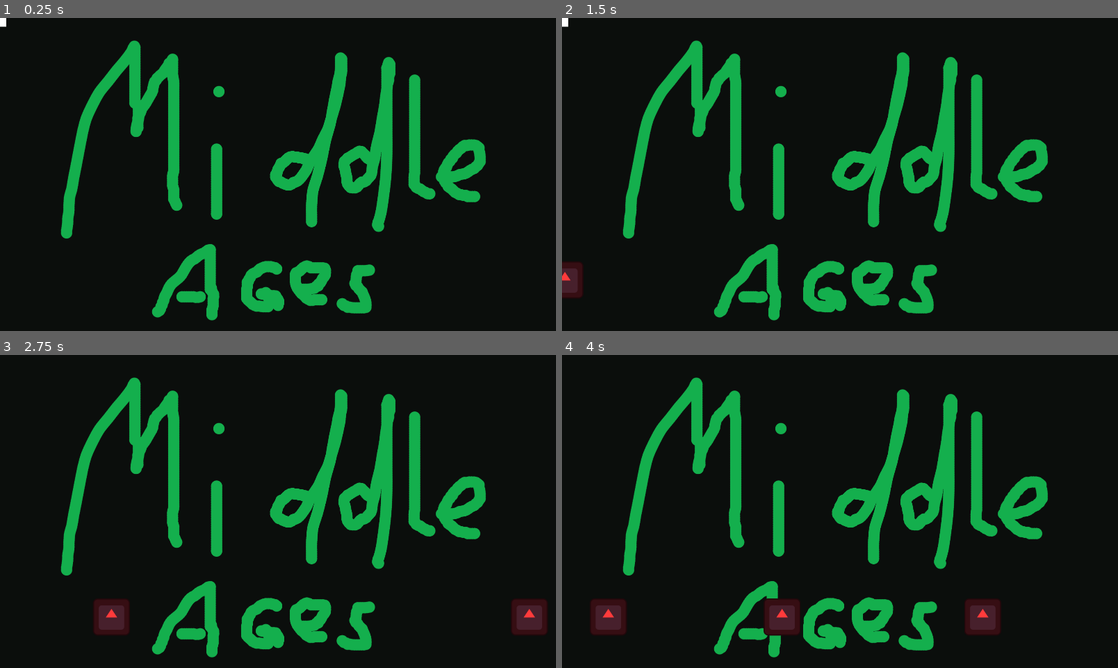
Above: before the commit, frames 1-4 (two rows, left to right).
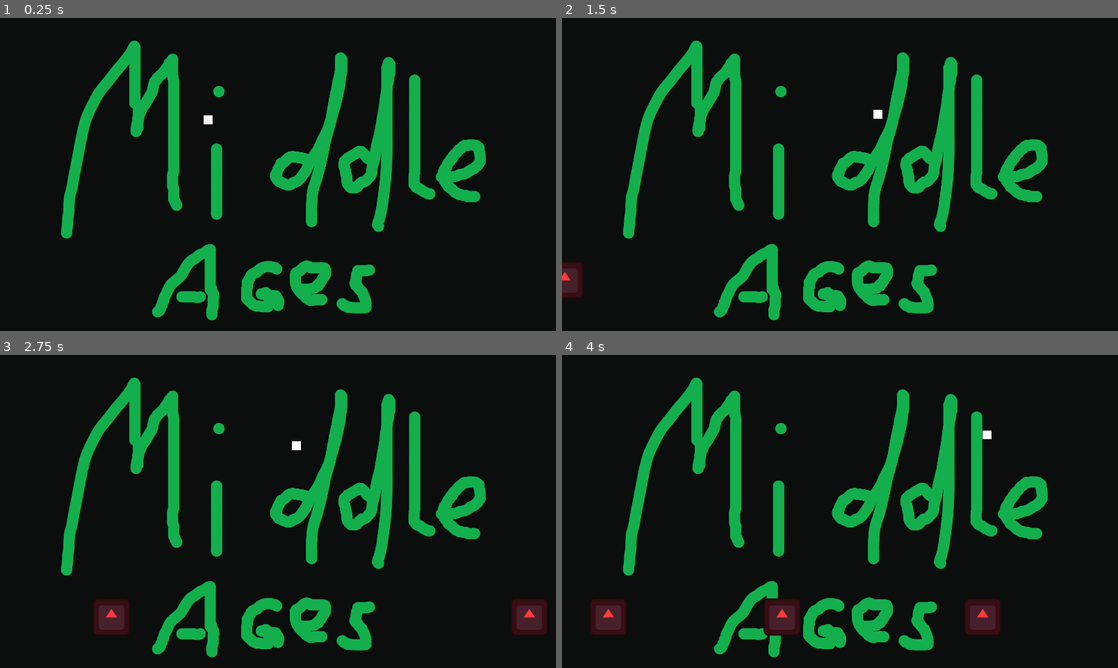
Above: after the commit, the same moments.

Repository: godzilla5hrimp/TheaterJumpShootMan
Game: Godot game, scene res://scenes/main.tscn
Two runs of this game, one before a commit and one after it. Both use one fixed random seed, a clock stepped at 60 frames per second and the inputs below. The engine's default icon, where the game draws it, is replaced by a stand-in: a white triangle on a blue panel in a dark square.
Inputs:
- Up to frame 1 (0.25 s): no input
- Up to frame 2 (1.5 s): tap Enter at 0.5 s; hold Right (moveRight) from 0.53 s (still down); tap E (change_mask_next) at 0.6 s; tap Up (moveUp) at 0.77 s; tap Q (change_mask_previous) at 0.8, 1.35 s
- Up to frame 3 (2.75 s): tap Up (moveUp) at 1.52 s; tap E (change_mask_next) at 1.55, 2.1 s; release Right (moveRight) at 2.03 s; hold Left (moveLeft) from 2.03 s (still down); tap Q (change_mask_previous) at 2.3 s
- Up to frame 4 (4 s): release Left (moveLeft) at 2.78 s; hold Right (moveRight) from 2.78 s (still down); tap Q (change_mask_previous) at 2.85, 3.8 s; tap Up (moveUp) at 3.02, 3.77 s; tap E (change_mask_next) at 3.05 s; tap M (change_middle_ages) at 3.6 s

The runs differ from the first frame. In frame 1, less than 0.1% of the frame differs, in the area x 0-39%, y 0-34%; in frame 2, less than 0.1%; in frame 3, less than 0.1%; in frame 4, less than 0.1%.

Commit message:
fix: fix the player movement on the main screen;

Diff:
--- a/mask-game-jam-game/scenes/actor.gd
+++ b/mask-game-jam-game/scenes/actor.gd
@@ -27,21 +27,18 @@
 func change_mask_texture ():
 	match current_mask:
 		0:
-			print("changed to block")
-			$MiddleAgesMask.visible = true
+			$MiddleAgesMask.show()
 			$NoirMask.hide()
 			$PuppetMask.hide()
 		1:
-			print("changed to attack")
-			$MiddleAgesMask.visible = false
+			$MiddleAgesMask.show()
 			$MiddleAgesMask.hide()
-			$NoirMask.visible = true
+			$NoirMask.show()
 			$PuppetMask.hide()
 		2:
-			print("changed to speed")
 			$MiddleAgesMask.hide()
 			$NoirMask.hide()
-			$PuppetMask.visible = true
+			$PuppetMask.show()
 
 func change_mask_previous ():
 	if (current_mask - 1 < 0):
@@ -70,8 +67,6 @@
 	if velocity.length() > 0:
 		velocity = velocity.normalized() * speed
 	move_and_slide()
-	var collision_shape_rect = get_node("%CollisionMovementShape").shape.get_rect()
-	position = position.clamp(collision_shape_rect.position, collision_shape_rect.end)
 
 func _on_hitbox_body_entered(_body: Node2D) -> void:
 	healthbar =- 25
--- a/mask-game-jam-game/scenes/actor.tscn
+++ b/mask-game-jam-game/scenes/actor.tscn
@@ -17,7 +17,7 @@
 size = Vector2(28, 26)
 
 [node name="Actor" type="CharacterBody2D"]
-position = Vector2(50, 50)
+z_index = 100
 script = ExtResource("1_x4c43")
 
 [node name="MiddleAgesMask" type="Sprite2D" parent="."]
--- a/mask-game-jam-game/scenes/level_manager.gd
+++ b/mask-game-jam-game/scenes/level_manager.gd
@@ -2,7 +2,6 @@
 @export var middle_ages_scene: PackedScene
 @export var noire_scene: PackedScene
 @export var puppet_scene: PackedScene
-@export var player_scene: PackedScene
 
 signal puppets
 signal middle_ages
@@ -12,10 +11,7 @@
 func _ready():
 	current_scene = middle_ages_scene.instantiate()
 	get_tree().root.add_child.call_deferred(current_scene)
-	var player = player_scene.instantiate()
-	player.position = Vector2(150, 150)
-	current_scene.add_child(player)
-	print(current_scene.name)
+
 
 
 func change_enemy_to_middle_ages():
--- a/mask-game-jam-game/scenes/main.gd
+++ b/mask-game-jam-game/scenes/main.gd
@@ -1,8 +1,19 @@
 extends Node2D
 
 var current_stage = "middle_ages"
+@export var player_scene: PackedScene
+
+func _ready() -> void:
+	var player = player_scene.instantiate()
+	player.position = $StartPos.position
+	get_tree().root.get_node("Main/").add_child(player)
+	print(player.position)
+
+func spawn_player() :
+	return
 
 func _process(_delta: float):
+
 	if Input.is_action_just_pressed("close_button"):
 		get_tree().quit()
 
--- a/mask-game-jam-game/scenes/main.tscn
+++ b/mask-game-jam-game/scenes/main.tscn
@@ -7,6 +7,7 @@
 
 [node name="Main" type="Node2D"]
 script = ExtResource("1_0wfyh")
+player_scene = ExtResource("4_jyhfs")
 
 [node name="LevelManager" parent="." instance=ExtResource("2_0wfyh")]
 
@@ -18,7 +19,8 @@
 [node name="Right" type="Marker2D" parent="."]
 position = Vector2(2053, 920)
 
-[node name="Actor" parent="." instance=ExtResource("4_jyhfs")]
+[node name="StartPos" type="Marker2D" parent="."]
+position = Vector2(719, 351)
 
 [connection signal="middle_ages" from="LevelManager" to="." method="_on_level_manager_middle_ages"]
 [connection signal="noire" from="LevelManager" to="." method="_on_level_manager_noire"]
